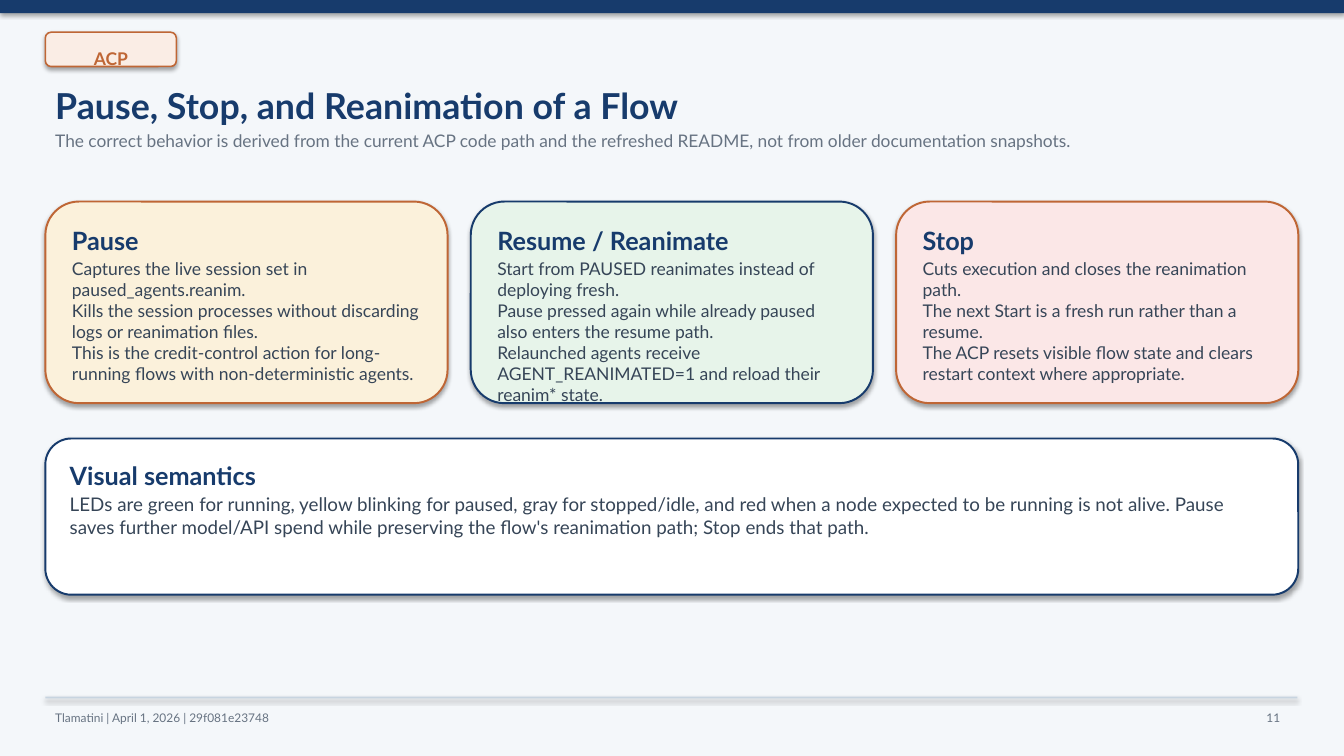
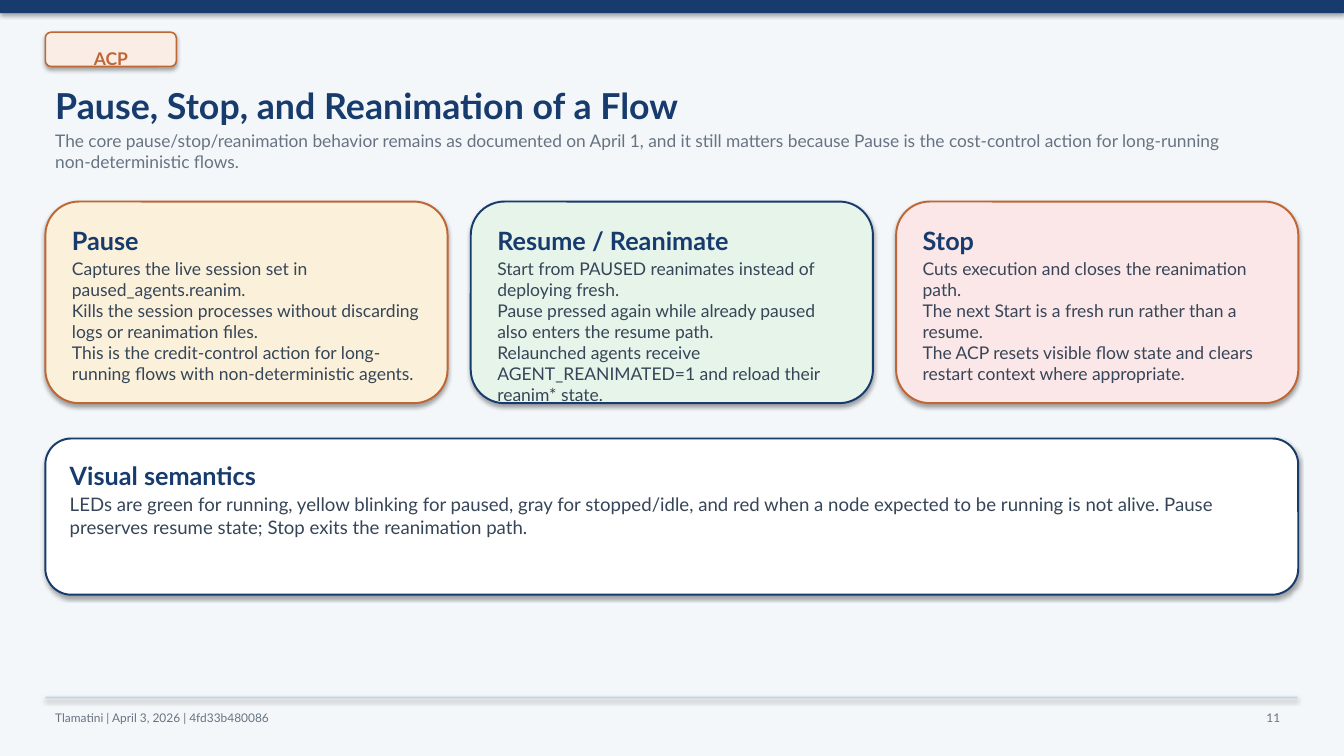
Before and after one commit to XAIHT/Tlamatini, a slide deck: slide 11 of Tlamatini_eXtended_Artificial_Intelligence_Humanly_Tempered.pptx. Drawn at 1344x756 pixels with LibreOffice and Linux fonts; fonts in the diff are those of the drawing. Boxes give left, top, right and bottom in pixels: in the first picture for what was removed or moved away, otherwise in the second. Text is boxed around its words. In the diff, an @@ line names an element or a change of style, - is before the commit and + after.

Commit message:
Updating README.md, Summary PDF, and PPT of Tlamatini, by angelahack1

```diff
--- a/Tlamatini_eXtended_Artificial_Intelligence_Humanly_Tempered.pptx
+++ b/Tlamatini_eXtended_Artificial_Intelligence_Humanly_Tempered.pptx
@@ text at [55,134,1219,168]: text changed @@
-The correct behavior is derived from the current ACP code path and the refreshed README, not from older documentation snapshots.
+The core pause/stop/reanimation behavior remains as documented on April 1, and it still matters because Pause is the cost-control action for long-running non-deterministic flows.
@@ text in rounded rectangle at [70,497,1212,538]: text changed; size 13.4 to 13.3 pt @@
-LEDs are green for running, yellow blinking for paused, gray for stopped/idle, and red when a node expected to be running is not alive. Pause saves further model/API spend while preserving the flow's reanimation path; Stop ends that path.
+LEDs are green for running, yellow blinking for paused, gray for stopped/idle, and red when a node expected to be running is not alive. Pause preserves resume state; Stop exits the reanimation path.
@@ text at [55,713,269,724]: text changed @@
-Tlamatini | April 1, 2026 | 29f081e23748
+Tlamatini | April 3, 2026 | 4fd33b480086
```
Also in this commit, not shown: 16 other slides changed, 4 slides added, 4 slides removed, 2 other files.
